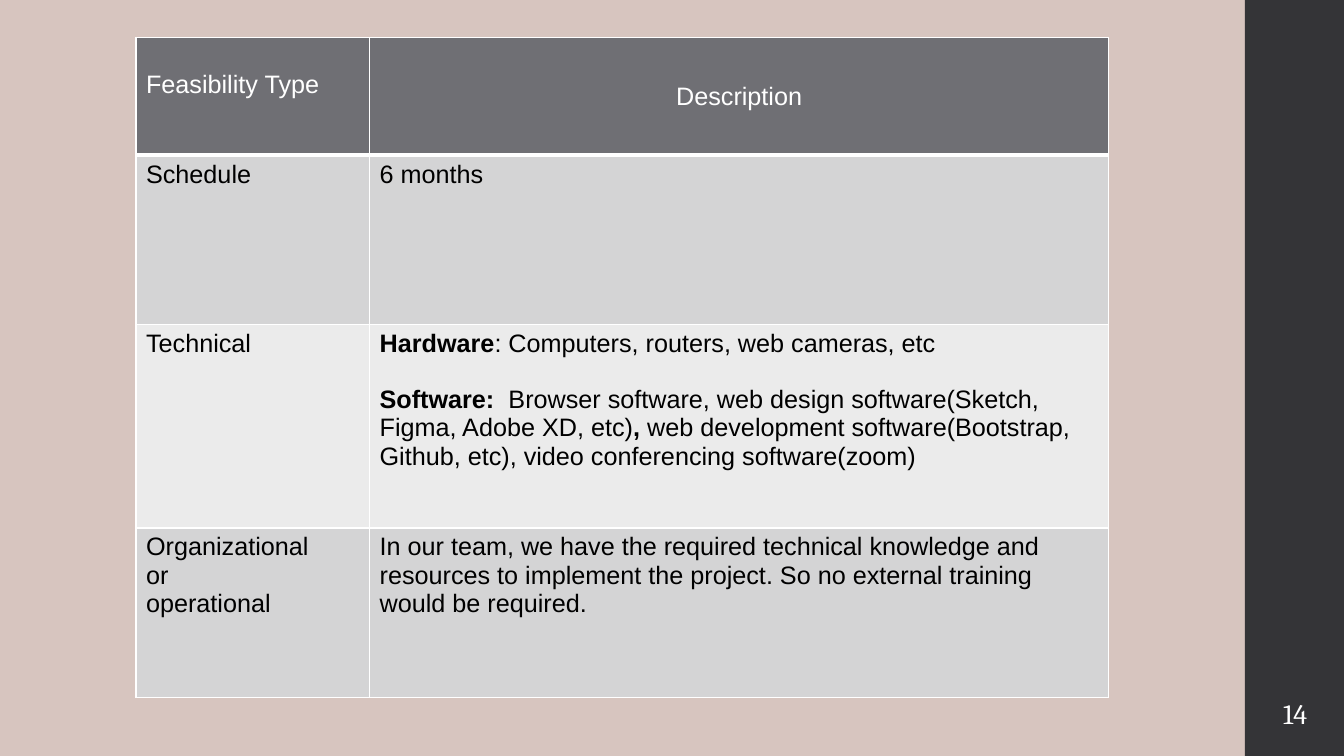
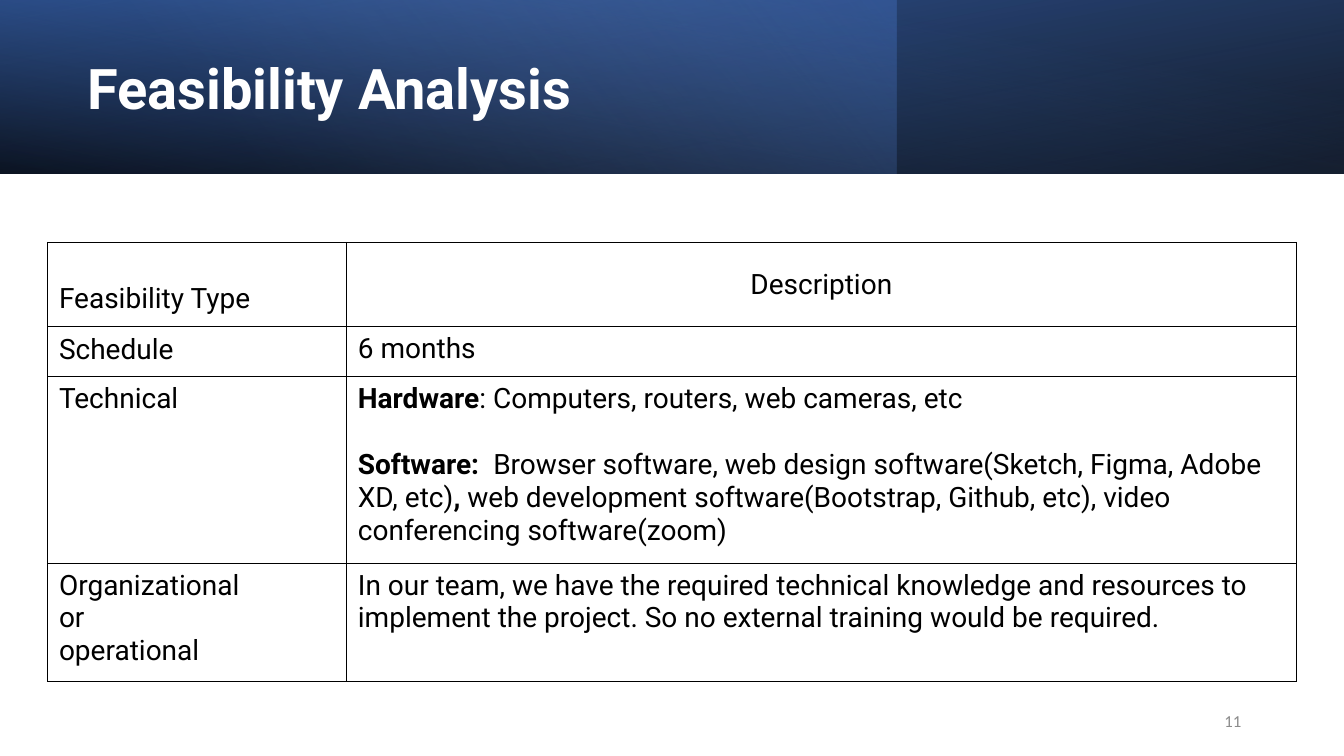
Before and after one commit to rayhanalshorif133/MSCSE-UIU, a slide deck: slide 11 of CSE-6159-SSA/ProTutorBD_OLD.pptx (slide 14 before the commit). Drawn at 1344x756 pixels with LibreOffice and Linux fonts; fonts in the diff are those of the drawing. Boxes give left, top, right and bottom in pixels: in the first picture for what was removed or moved away, otherwise in the second. Text is boxed around its words. In the diff, an @@ line names an element or a change of style, - is before the commit and + after.

```diff
--- a/CSE-6159-SSA/ProTutorBD_OLD.pptx
+++ b/CSE-6159-SSA/ProTutorBD_OLD.pptx
@@ background #D7C5BF to #FFFFFF @@
@@ rectangle added at (0, 0, 1344, 173), fill gradient #000000 to #2F5597 @@
@@ rectangle added at (0, 0, 896, 173), fill gradient #4472C4 to #8FAADC @@
@@ rectangle added at (0, 0, 1344, 173), fill gradient #000000 to #4472C4 @@
@@ rectangle removed at (1245, 0, 1344, 756) @@
@@ text added at (87, 67, 571, 121), 40 pt, text #FFFFFF, bold @@
+Feasibility Analysis
@@ table at (47, 243, 1297, 683) @@
@@ fill #6F6F74 to none in row 1 @@
@@ fill #D4D4D5 to none in 4 cells @@
@@ fill #EBEBEB to none in row 3 @@
@@ size 18 to 20 pt, font Arial to Roboto @@
@@ text colour #FFFFFF to #000000, bold off in "Feasibility Type", "Description" @@
@@ borders changed @@
@@ table: place and size @@
-table at (136, 37, 1109, 697)
+table at (47, 243, 1297, 683)
@@ page number added at (1224, 716, 1241, 727), 12 pt, text #8C8C8C @@
+11
@@ page number removed at (1283, 705, 1307, 724) @@
-14
```
Also in this commit, not shown: 8 other slides changed, 5 slides added, 8 slides removed, 3 other files.
